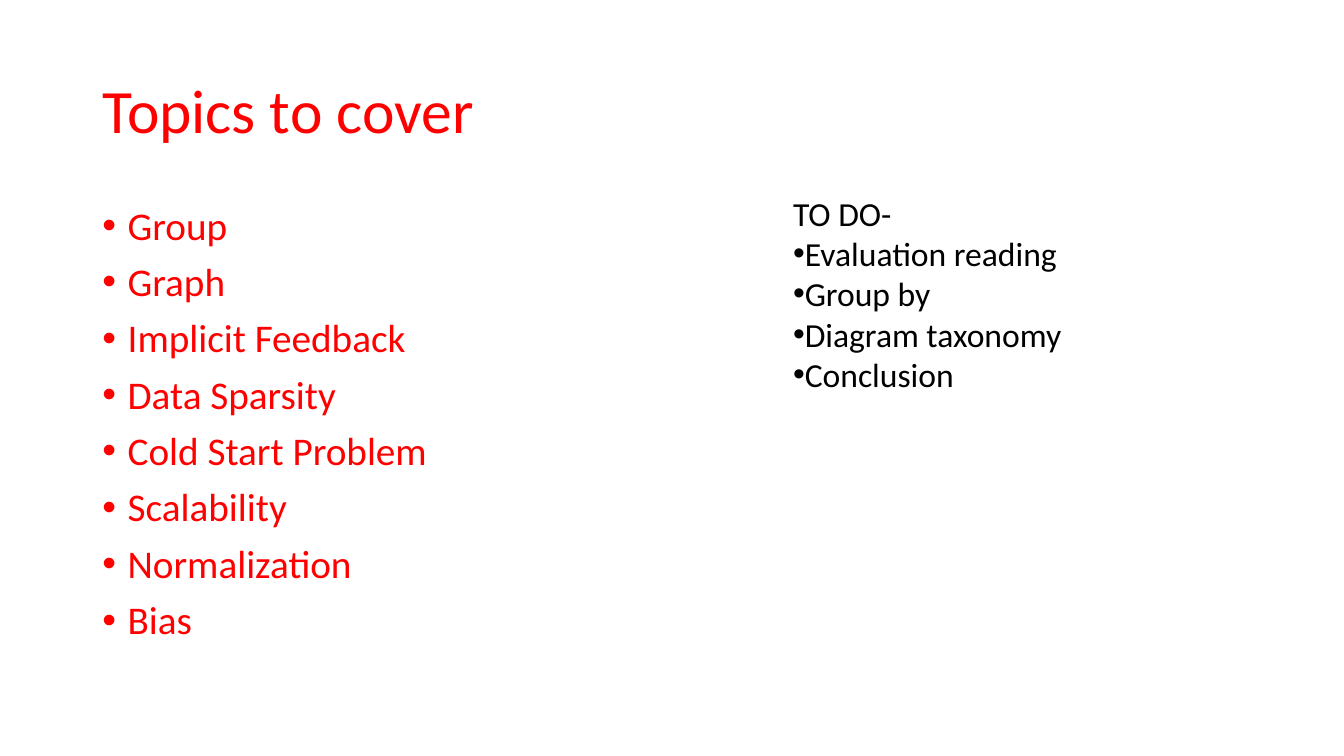
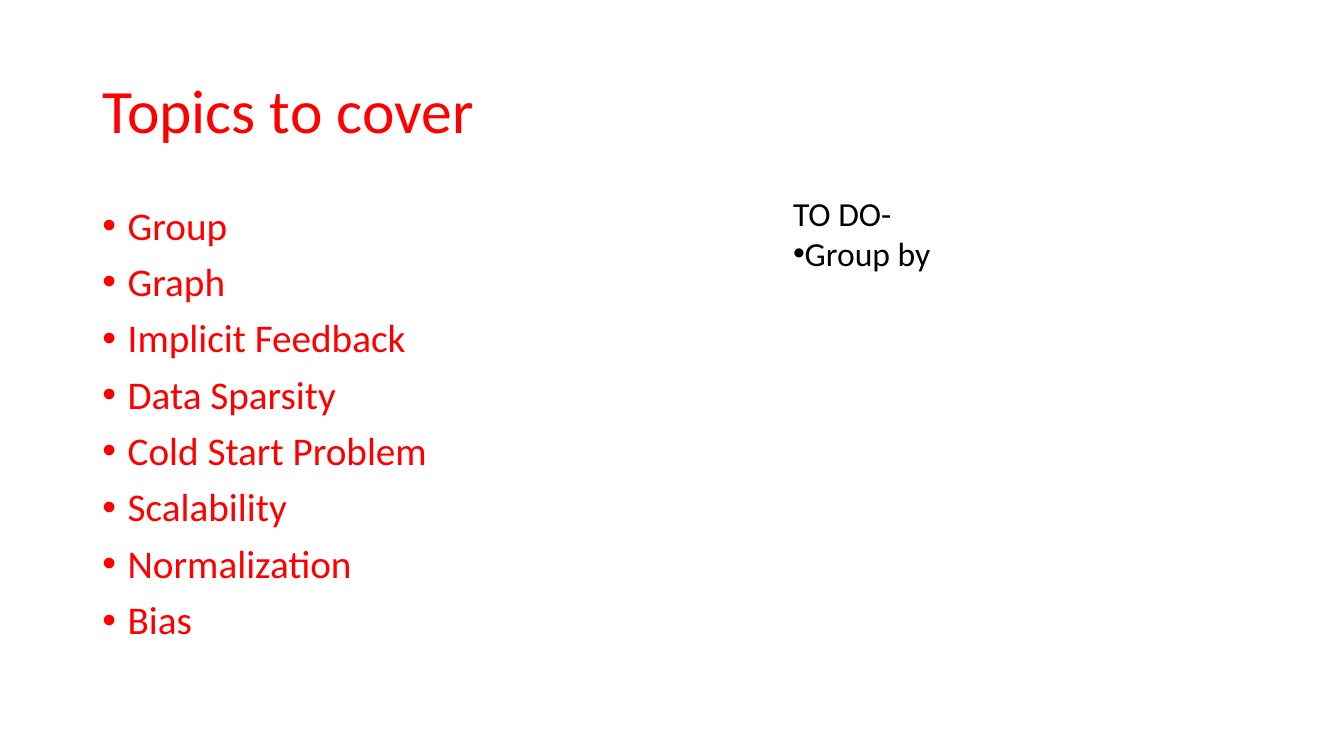
Before and after one commit to DibyamAgrawal/RS-ppt, a slide deck: slide 20 of summer_Basics of RS.pptx (slide 19 before the commit). Drawn at 1344x756 pixels with LibreOffice and Linux fonts; fonts in the diff are those of the drawing. Boxes give left, top, right and bottom in pixels: in the first picture for what was removed or moved away, otherwise in the second. Text is boxed around its words. In the diff, an @@ line names an element or a change of style, - is before the commit and + after.

```diff
--- a/summer_Basics of RS.pptx
+++ b/summer_Basics of RS.pptx
@@ text at (x1=805, y1=242, x2=1057, y2=272): paragraph removed @@
-• Evaluation reading
@@ text at (x1=805, y1=324, x2=1061, y2=388): paragraphs removed @@
-• Diagram taxonomy
-• Conclusion
```
Also in this commit, not shown: 1 slide added, 1 other file.
